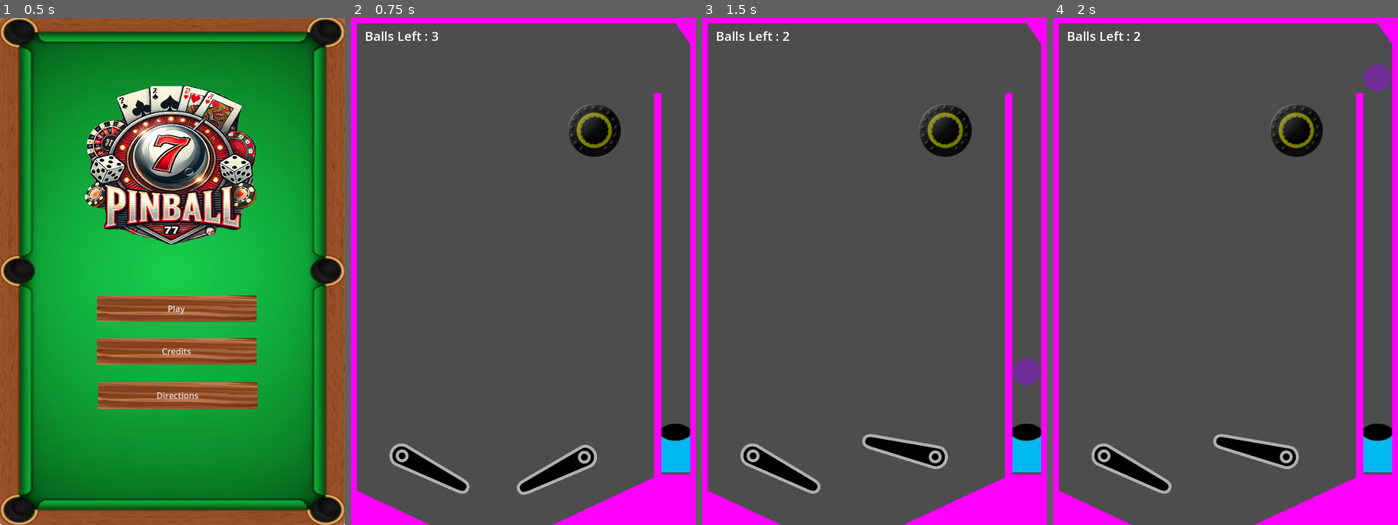
Above: before the commit, frames 1-4 (left to right).
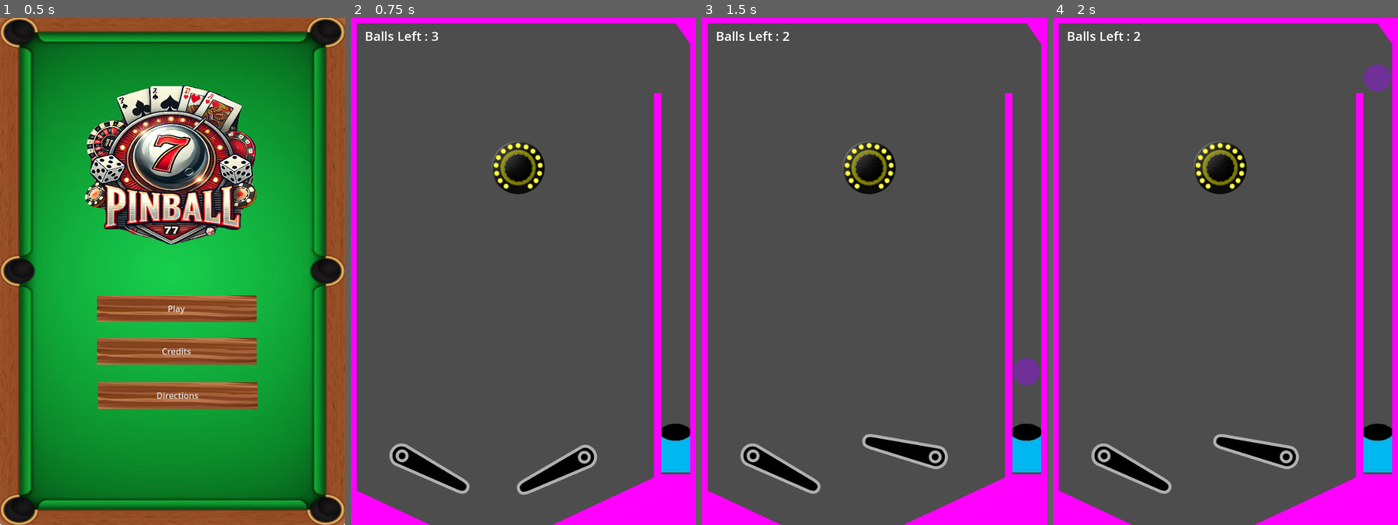
Above: after the commit, the same moments.

Repository: bsu-cs315/fp-team1-pinball
Game: Godot game, scene res://Title screen/title_screen.tscn
Same seed, same stepped clock (60 frames per second), same inputs: the game is played once before the commit and once after it.
Inputs:
- Up to frame 1 (0.5 s): no input
- Up to frame 2 (0.75 s): click "Play" at 0.5 s
- Up to frame 3 (1.5 s): tap Enter at 1.25 s; hold E (right_flipper) from 1.28 s (still down); tap Space (launch) at 1.35 s
- Up to frame 4 (2 s): keep holding E (right_flipper)

Frame 1 is identical in both runs. In frame 2, 2.4% of the frame differs, in the area x 41-79%, y 17-35%; in frame 3, 2.4%; in frame 4, 2.4%.

Commit message:
Make bumper stop flashing

Diff:
--- a/project/bumper/bumper.gd
+++ b/project/bumper/bumper.gd
@@ -1,22 +1,10 @@
 extends Area2D
-
-
-# Called when the node enters the scene tree for the first time.
-func _ready() -> void:
-	pass # Replace with function body.
-
-
-# Called every frame. 'delta' is the elapsed time since the previous frame.
-func _process(delta: float) -> void:
-	pass
-
-
-
-
-
-
 
 
 func _on_body_entered(body: Node2D) -> void:
 	$BumperSprite.play("bumper_flash")
 	print("BUMPER HIT")
+
+
+func _on_bumper_sprite_animation_looped() -> void:
+	$BumperSprite.play("default")
--- a/project/bumper/bumper.tscn
+++ b/project/bumper/bumper.tscn
@@ -10,6 +10,30 @@
 [sub_resource type="SpriteFrames" id="SpriteFrames_blcpj"]
 animations = [{
 "frames": [{
+"duration": 1.0,
+"texture": ExtResource("1_a31ke")
+}, {
+"duration": 1.0,
+"texture": ExtResource("2_dy2lc")
+}, {
+"duration": 1.0,
+"texture": ExtResource("1_a31ke")
+}, {
+"duration": 1.0,
+"texture": ExtResource("2_dy2lc")
+}, {
+"duration": 1.0,
+"texture": ExtResource("1_a31ke")
+}, {
+"duration": 1.0,
+"texture": ExtResource("2_dy2lc")
+}, {
+"duration": 1.0,
+"texture": ExtResource("1_a31ke")
+}, {
+"duration": 1.0,
+"texture": ExtResource("2_dy2lc")
+}, {
 "duration": 1.0,
 "texture": ExtResource("1_a31ke")
 }, {
@@ -38,7 +62,8 @@
 
 [node name="BumperSprite" type="AnimatedSprite2D" parent="."]
 sprite_frames = SubResource("SpriteFrames_blcpj")
-frame_progress = 0.146413
+animation = &"bumper_flash"
 
 [connection signal="area_entered" from="." to="." method="_on_area_entered"]
 [connection signal="body_entered" from="." to="." method="_on_body_entered"]
+[connection signal="animation_looped" from="BumperSprite" to="." method="_on_bumper_sprite_animation_looped"]
--- a/project/world/world.tscn
+++ b/project/world/world.tscn
@@ -176,6 +176,6 @@
 label_settings = SubResource("LabelSettings_slqxy")
 
 [node name="Bumper" parent="." instance=ExtResource("4_ti8qm")]
-position = Vector2(457, 211)
+position = Vector2(314, 281)
 
 [connection signal="body_entered" from="BallKillZone" to="." method="_on_ball_kill_zone_body_entered"]
Binary file removed: project/Behringe_gold.png
Not shown, removed: project/Behringe_gold.png.import
